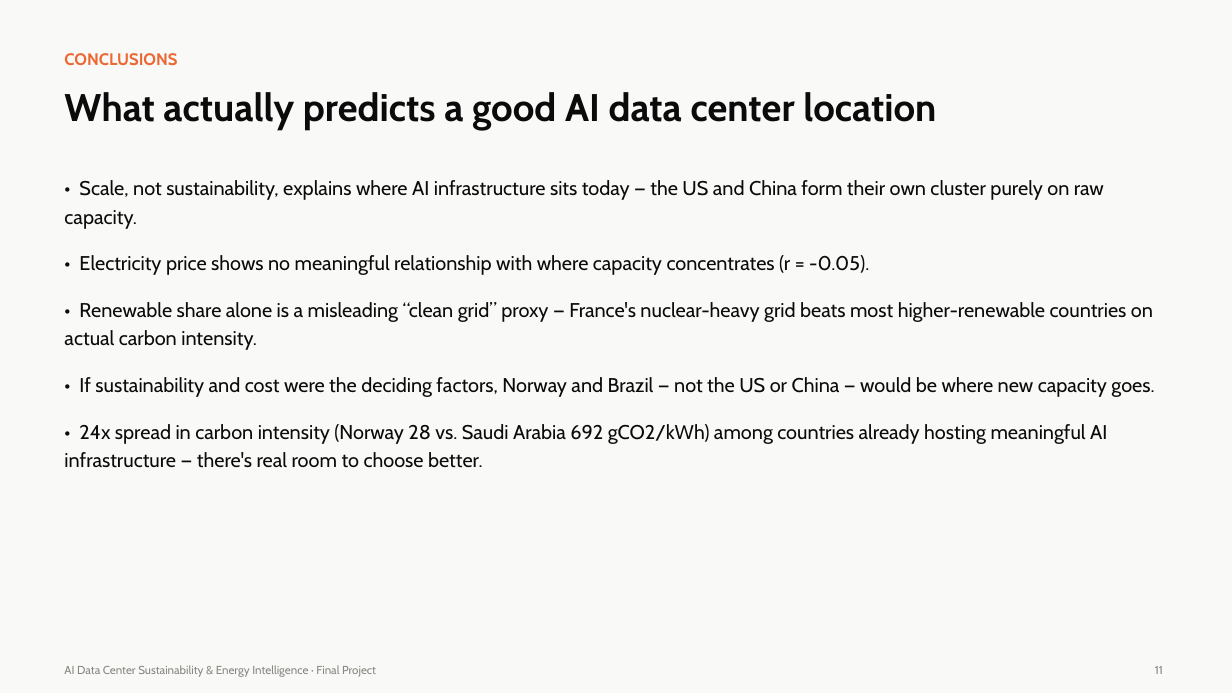
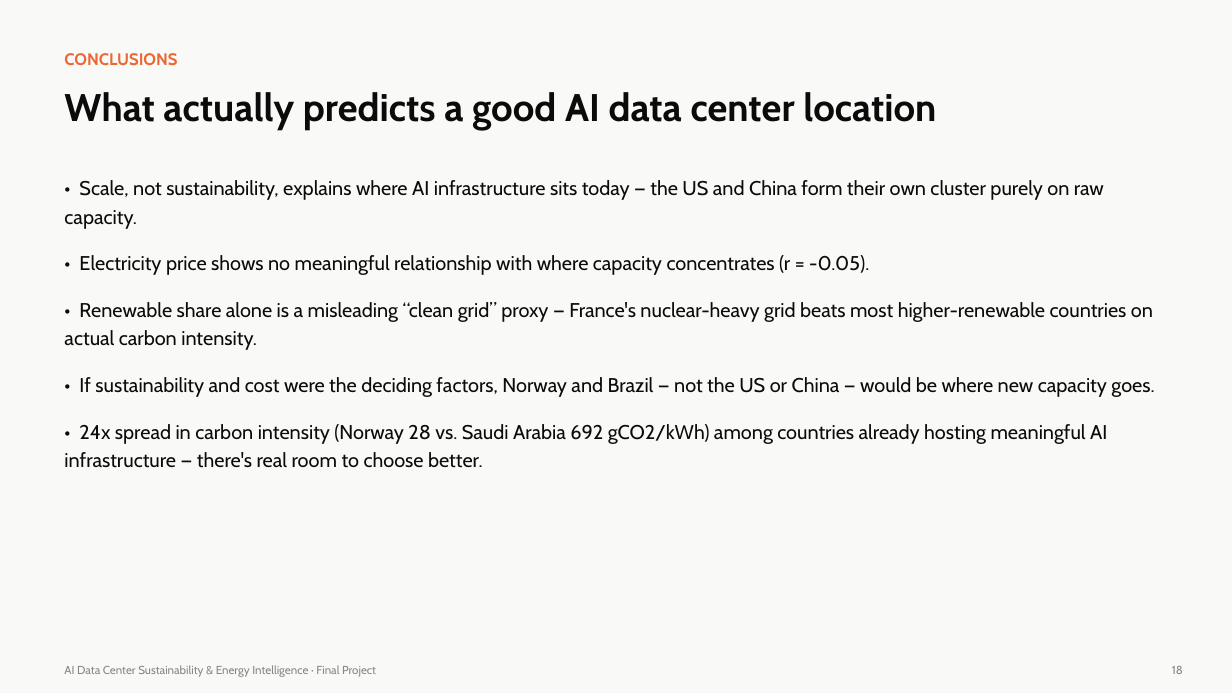
Before and after one commit to manya-25/AI_Data_Centers_Analytics, a slide deck: slide 18 of presentation/AI_Data_Center_Sustainability_Presentation.pptx (slide 11 before the commit). Drawn at 1232x693 pixels with LibreOffice and Linux fonts; fonts in the diff are those of the drawing. Boxes give left, top, right and bottom in pixels: in the first picture for what was removed or moved away, otherwise in the second. Text is boxed around its words. In the diff, an @@ line names an element or a change of style, - is before the commit and + after.

```diff
--- a/presentation/AI_Data_Center_Sustainability_Presentation.pptx
+++ b/presentation/AI_Data_Center_Sustainability_Presentation.pptx
@@ text at [1172,666,1183,674]: text changed @@
-11
+18
```
Also in this commit, not shown: 12 other slides changed, 7 slides added, 1 other file.
